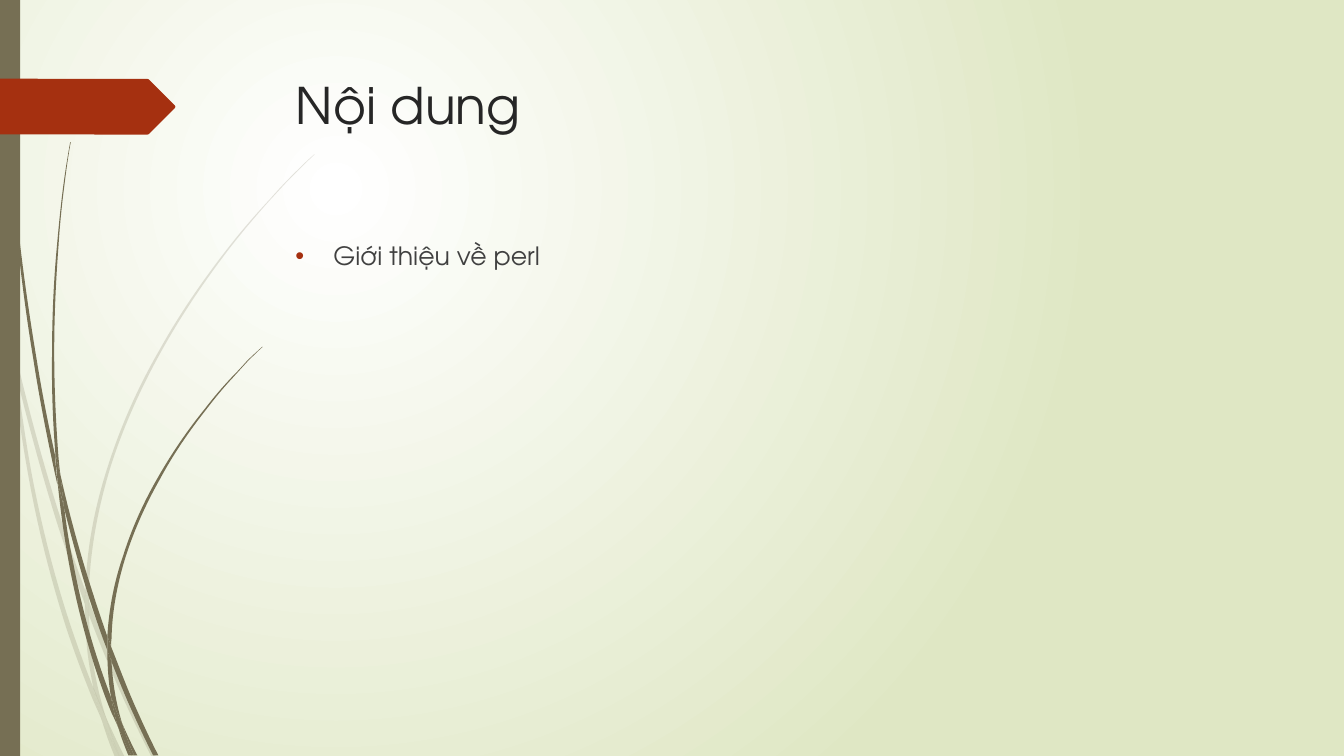
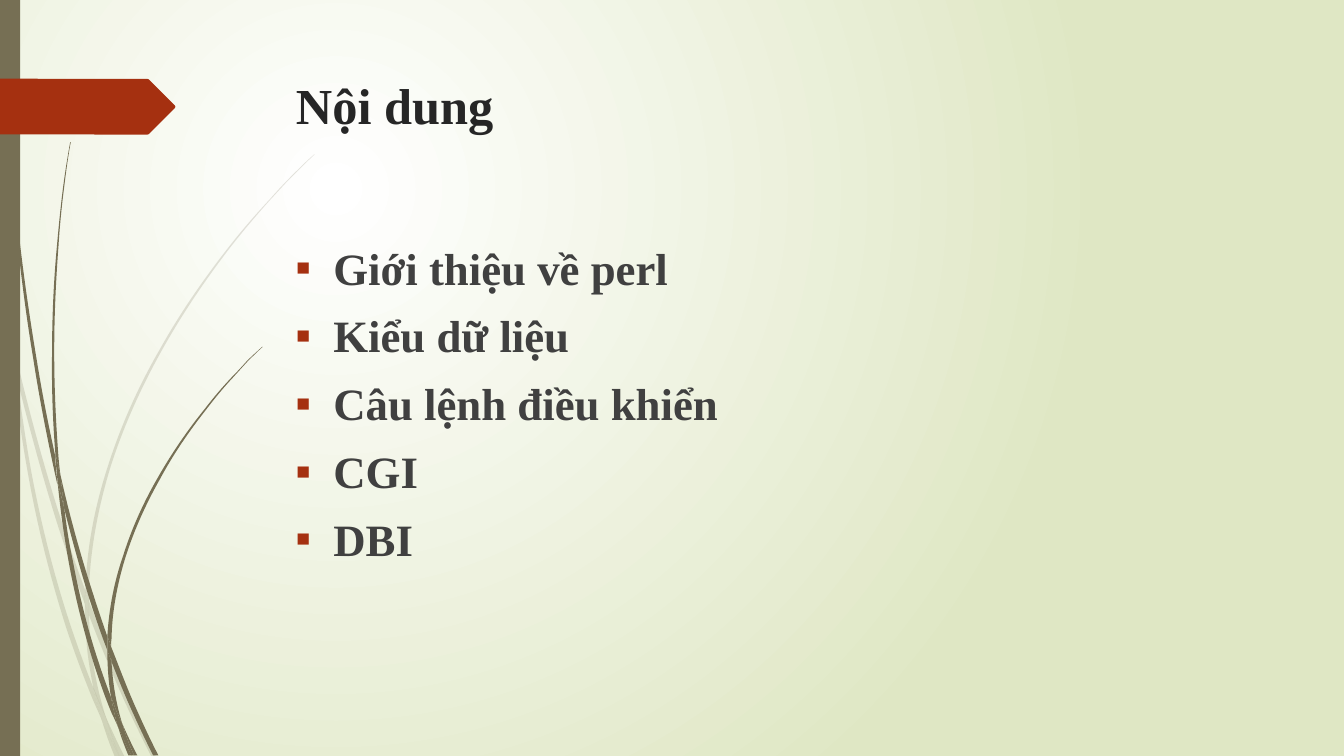
Before and after one commit to LeQuocHuy1234/perlexample, a slide deck: slide 2 of perl.pptx. Drawn at 1344x756 pixels with LibreOffice and Linux fonts; fonts in the diff are those of the drawing. Boxes give left, top, right and bottom in pixels: in the first picture for what was removed or moved away, otherwise in the second. Text is boxed around its words. In the diff, an @@ line names an element or a change of style, - is before the commit and + after.

```diff
--- a/perl.pptx
+++ b/perl.pptx
@@ title "Nội dung" at bbox=[296, 88, 493, 134]: font TeX Gyre Adventor to Times New Roman, bold on @@
@@ text at bbox=[333, 252, 668, 294]: size 18 to 32 pt, font TeX Gyre Adventor to Times New Roman, bold on in "Giới thiệu về perl"; bullet • to ▪ @@
@@ text at bbox=[333, 319, 718, 556]: paragraphs added @@
+▪ Kiểu dữ liệu
+▪ Câu lệnh điều khiển
+▪ CGI
+▪ DBI
```
Also in this commit, not shown: 5 other slides changed, 8 slides added, 2 slides removed, 8 other files.
